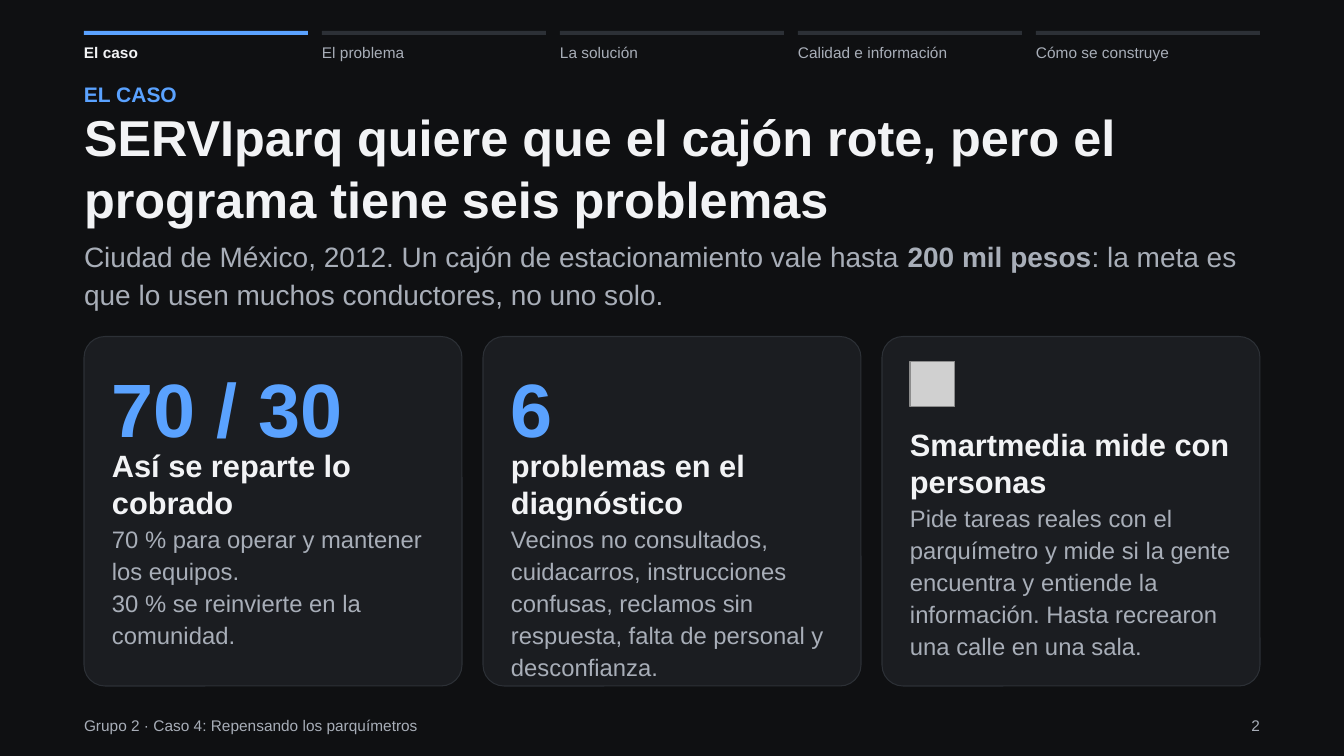
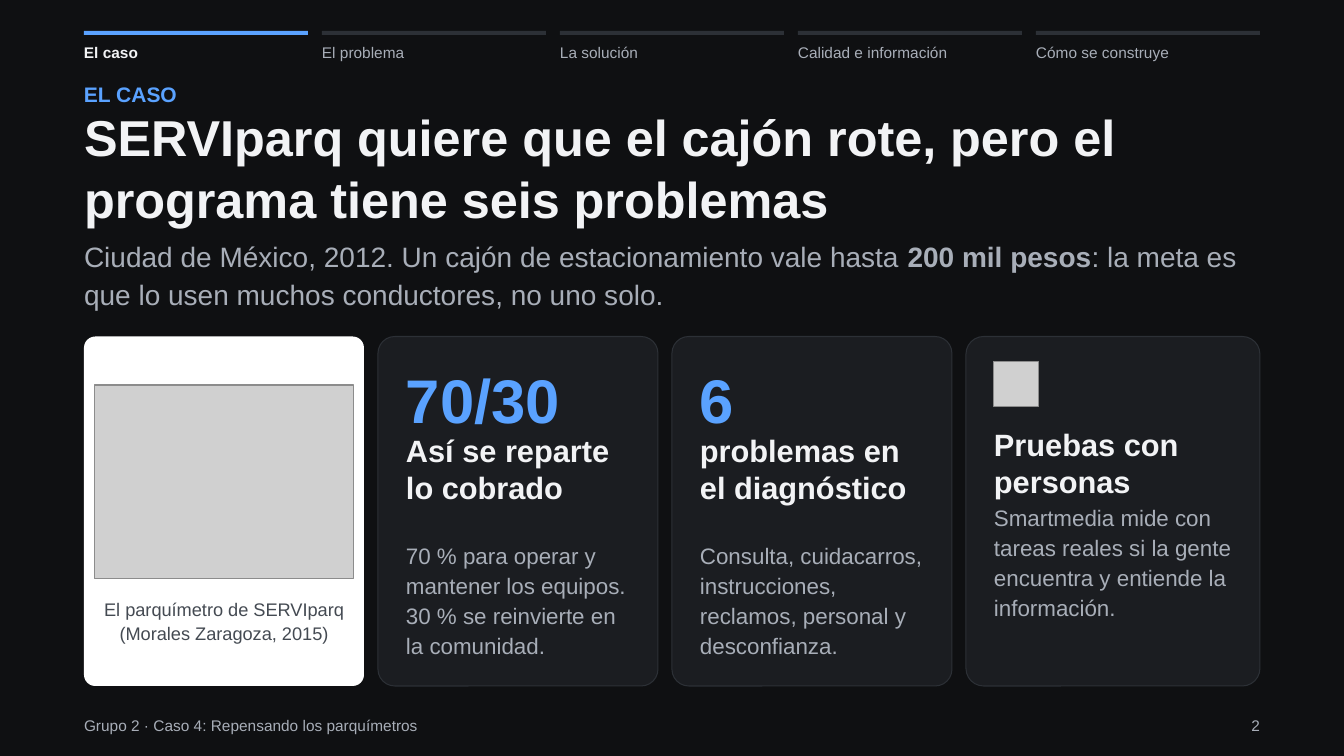
Before and after one commit to Santiago78op/MCP-AYD, a slide deck: slide 2 of boveda/08-Tareas/Grupo2_CasoParquimetros_Presentacion.pptx. Drawn at 1344x756 pixels with LibreOffice and Linux fonts; fonts in the diff are those of the drawing; grey boxes stand for pictures. Boxes give left, top, right and bottom in pixels: in the first picture for what was removed or moved away, otherwise in the second. Text is boxed around its words. In the diff, an @@ line names an element or a change of style, - is before the commit and + after.

```diff
--- a/boveda/08-Tareas/Grupo2_CasoParquimetros_Presentacion.pptx
+++ b/boveda/08-Tareas/Grupo2_CasoParquimetros_Presentacion.pptx
@@ rounded rectangle resized from (x1=84, y1=337, x2=462, y2=687) to (x1=84, y1=337, x2=364, y2=687) @@
@@ rounded rectangle at (x1=84, y1=337, x2=364, y2=687): fill #1B1D21 to #FFFFFF; outline #2C3036 0.75 pt to none; proportions changed @@
@@ rounded rectangle added at (x1=378, y1=337, x2=658, y2=687), fill #1B1D21, outline #2C3036 0.75 pt @@
@@ rounded rectangle resized from (x1=483, y1=337, x2=861, y2=687) to (x1=673, y1=337, x2=953, y2=687) @@
@@ rounded rectangle resized from (x1=882, y1=337, x2=1260, y2=687) to (x1=966, y1=337, x2=1260, y2=687) @@
@@ picture added at (x1=95, y1=385, x2=354, y2=579) @@
@@ text at (x1=406, y1=378, x2=560, y2=425): text changed; size 54 to 44 pt @@
-70 / 30
+70/30
@@ text "6" moved from (x1=511, y1=384, x2=553, y2=438) to (x1=700, y1=380, x2=734, y2=424) @@
@@ text "6" at (x1=700, y1=380, x2=734, y2=424): size 54 to 44 pt @@
@@ picture moved from (x1=910, y1=362, x2=955, y2=406) to (x1=994, y1=362, x2=1038, y2=406) @@
@@ text "Así se reparte lo cobrado" rewrapped from (x1=112, y1=454, x2=351, y2=515) to (x1=406, y1=439, x2=609, y2=500) @@
@@ text "problemas en el diagnóstico" rewrapped from (x1=511, y1=454, x2=745, y2=520) to (x1=700, y1=439, x2=906, y2=505) @@
@@ text at (x1=994, y1=433, x2=1179, y2=499): text changed @@
-Smartmedia mide con personas
+Pruebas con personas
@@ text "70 % para operar y ..." moved from (x1=112, y1=531, x2=422, y2=644) to (x1=406, y1=548, x2=625, y2=654) @@
@@ text "70 % para operar y ..." at (x1=406, y1=548, x2=625, y2=654): size 17 to 16 pt @@
@@ text at (x1=994, y1=510, x2=1231, y2=616): text changed; size 17 to 16 pt @@
-Pide tareas reales con el parquímetro y mide si la gente encuentra y entiende la información. Hasta recrearon una calle en una sala.
+Smartmedia mide con tareas reales si la gente encuentra y entiende la información.
@@ text at (x1=700, y1=548, x2=922, y2=654): text changed; size 17 to 16 pt @@
-Vecinos no consultados, cuidacarros, instrucciones confusas, reclamos sin respuesta, falta de personal y desconfianza.
+Consulta, cuidacarros, instrucciones, reclamos, personal y desconfianza.
@@ text added at (x1=104, y1=602, x2=344, y2=644), 13 pt, text #444A52 @@
+El parquímetro de SERVIparq
+(Morales Zaragoza, 2015)
```
Also in this commit, not shown: 1 other slide changed, 7 other files.
